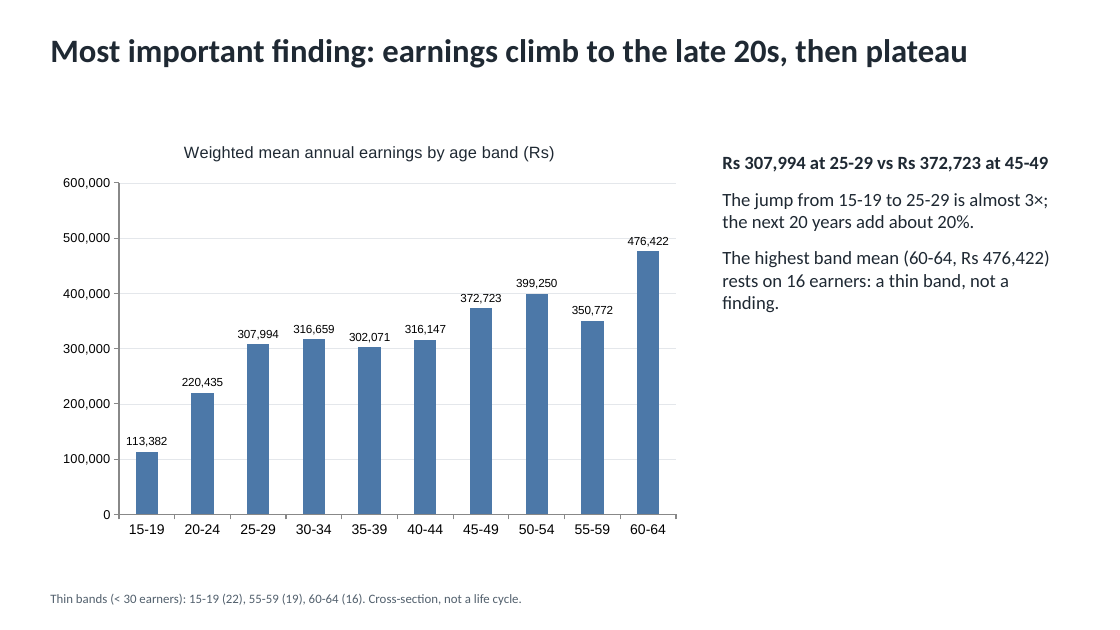
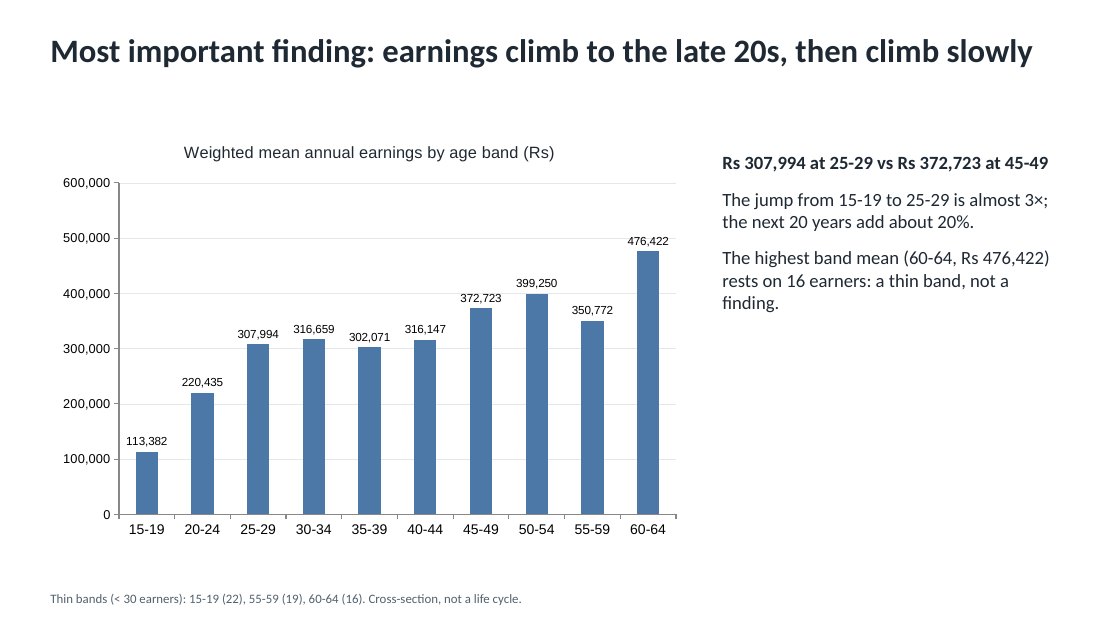
Before and after one commit to zainab-gul/ECO346-A1-FA24-BEDS-079, a slide deck: slide 3 of FA24-BEDS-079.pptx. Drawn at 1120x630 pixels with LibreOffice and Linux fonts; fonts in the diff are those of the drawing. Boxes give left, top, right and bottom in pixels: in the first picture for what was removed or moved away, otherwise in the second. Text is boxed around its words. In the diff, an @@ line names an element or a change of style, - is before the commit and + after.

```diff
--- a/FA24-BEDS-079.pptx
+++ b/FA24-BEDS-079.pptx
@@ text at <box>50,39,1033,68</box>: text changed @@
-Most important finding: earnings climb to the late 20s, then plateau
+Most important finding: earnings climb to the late 20s, then climb slowly
```
